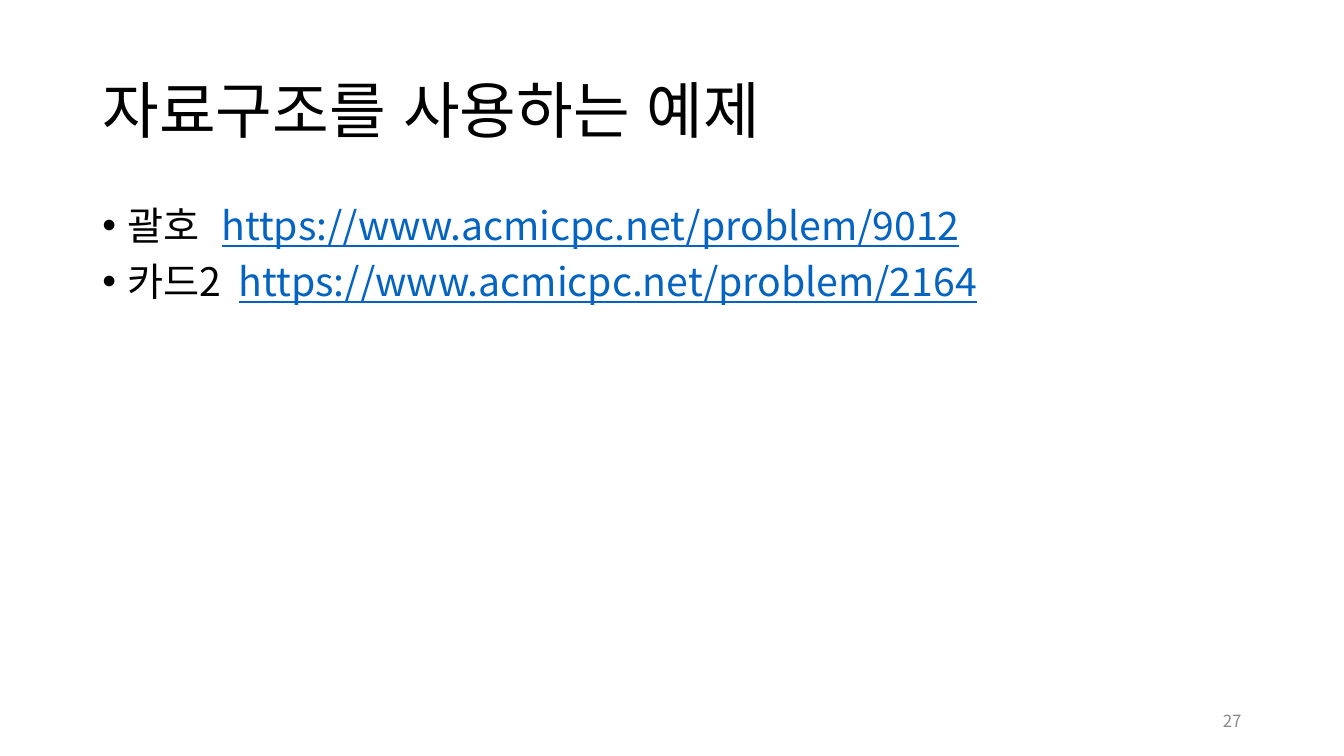
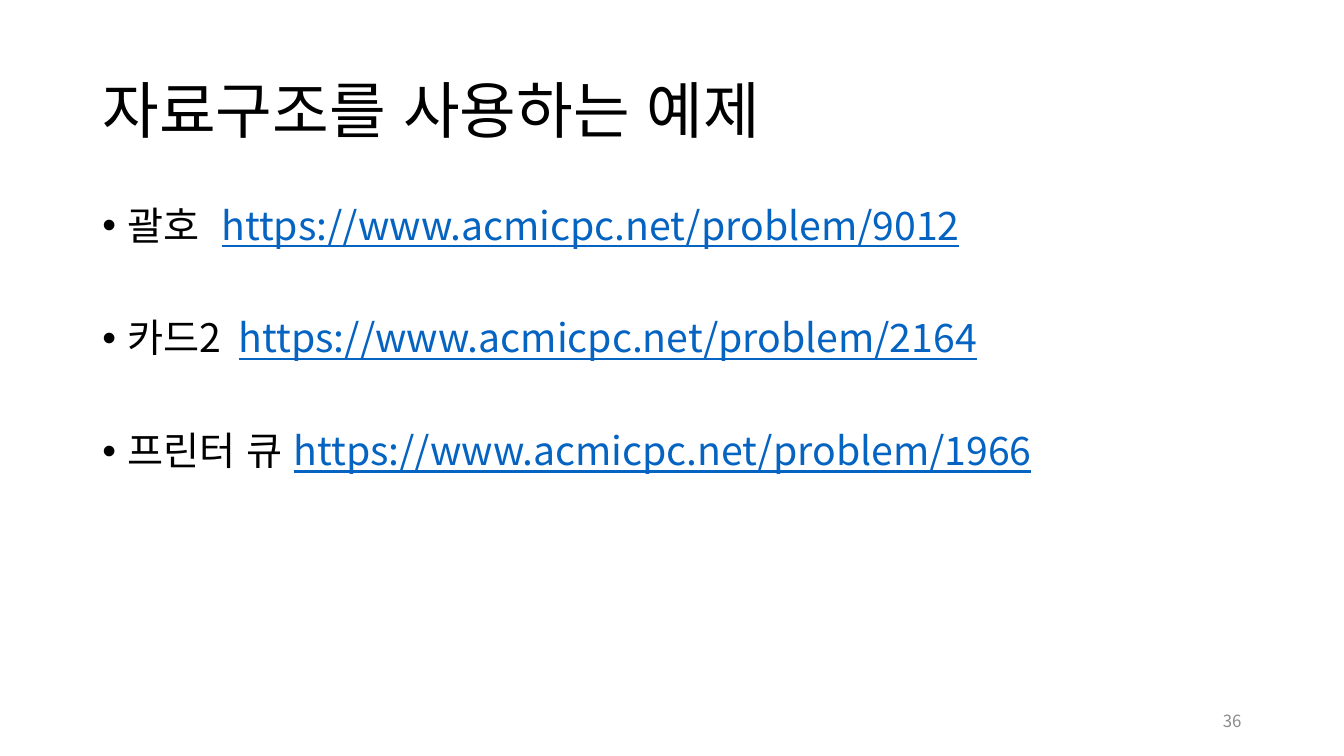
Before and after one commit to jm-kor-00/Seed_23-2nd, a slide deck: slide 36 of 1st/2학기_씨앗_1회.pptx (slide 27 before the commit). Drawn at 1344x756 pixels with LibreOffice and Linux fonts; fonts in the diff are those of the drawing. Boxes give left, top, right and bottom in pixels: in the first picture for what was removed or moved away, otherwise in the second. Text is boxed around its words. In the diff, an @@ line names an element or a change of style, - is before the commit and + after.

```diff
--- a/1st/2학기_씨앗_1회.pptx
+++ b/1st/2학기_씨앗_1회.pptx
@@ text at [128,432,1032,474]: paragraph added @@
+• 프린터 큐 https://www.acmicpc.net/problem/1966
@@ page number at [1223,714,1242,727]: text changed @@
-27
+36
```
Also in this commit, not shown: 3 other slides changed, 9 slides added, 2 other files.
